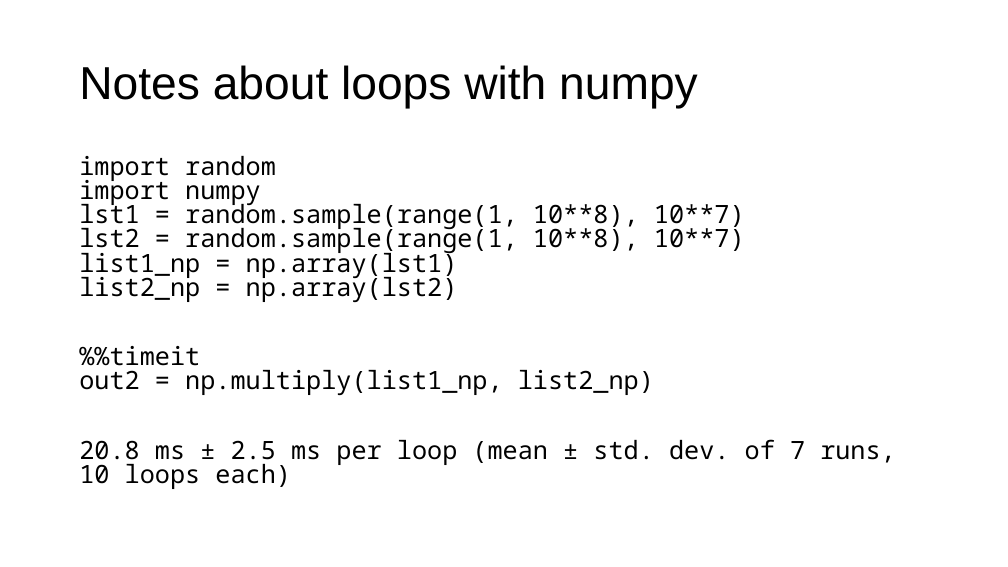
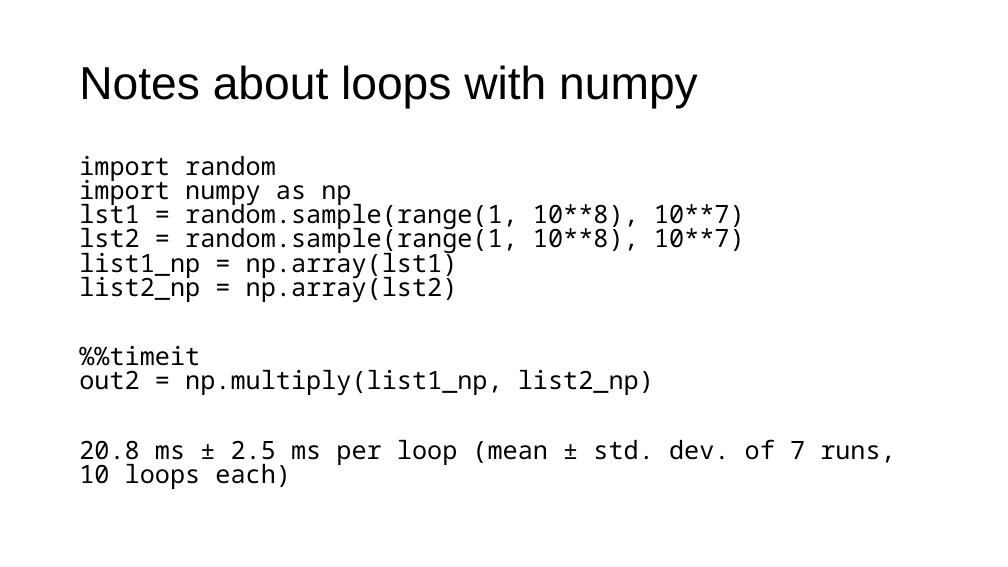
Before and after one commit to toelt-llc/MSCA-ITN-PARENT, a slide deck: slide 37 of DETERMINED2022/Python and scikit-learn/DETERMINED2022-toelt-Introduction Python and Scikit-learn.pptx (slide 40 before the commit). Drawn at 1008x567 pixels with LibreOffice and Linux fonts; fonts in the diff are those of the drawing; background and template pictures are left out. Boxes give left, top, right and bottom in pixels: in the first picture for what was removed or moved away, otherwise in the second. Text is boxed around its words. In the diff, an @@ line names an element or a change of style, - is before the commit and + after.

```diff
--- a/DETERMINED2022/Python and scikit-learn/DETERMINED2022-toelt-Introduction Python and Scikit-learn.pptx
+++ b/DETERMINED2022/Python and scikit-learn/DETERMINED2022-toelt-Introduction Python and Scikit-learn.pptx
@@ text at [79,156,745,302]: text changed @@
-import random
-import numpy
-lst1 = random.sample(range(1, 10**8), 10**7)
-lst2 = random.sample(range(1, 10**8), 10**7)
-list1_np = np.array(lst1)
-list2_np = np.array(lst2)
+import random
+import numpy as np
+lst1 = random.sample(range(1, 10**8), 10**7)
+lst2 = random.sample(range(1, 10**8), 10**7)
+list1_np = np.array(lst1)
+list2_np = np.array(lst2)
```
Also in this commit, not shown: 3 other slides changed, 2 slides added, 5 slides removed, 1 other file.
